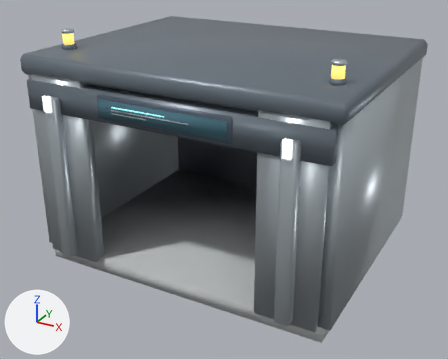
The glTF model assets/structures/factory_hall_standard.glb, before and after one commit.
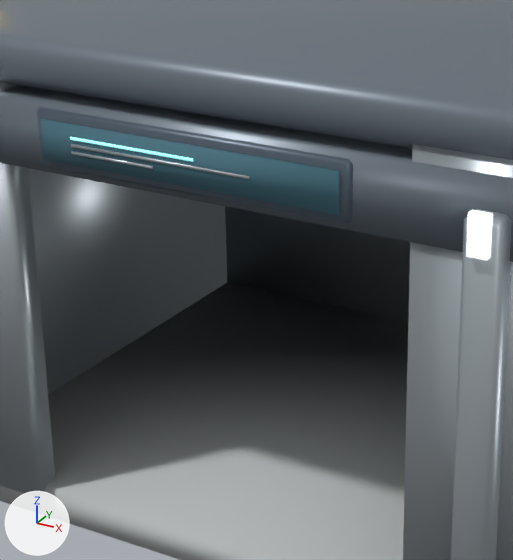
There are two pictures of each version: one whole from a camera (50 mm lens) standing at (4.74, -8.96, 5.69) and looking at (0.01, -0.36, 1.39), one close up on the part from 18% to 67% of the width and 13% to 81% of the height. The lights are fixed; the arrows at lower left show +X, +Y and +Z. The first two pictures are the older version. Where no turn or scale is listed for an object, it has been applied to the vertices.

Names of what the first close-up shows: 'Body_black', 'Foundation_concrete', 'FrontFrame_steel', 'Header_dark', 'Lamp_ink', 'PortalTrim_steel', 'Roof_dark', 'ScreenGraphics_glow', 'ScreenGraphics_steel', 'SignScreen_screen', 'Wall_steel'.
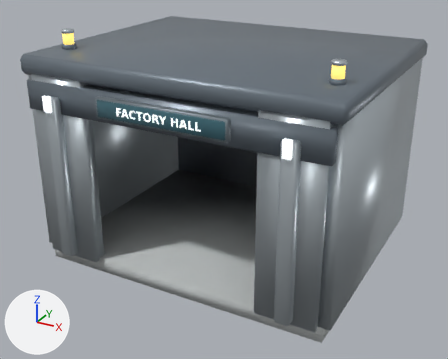
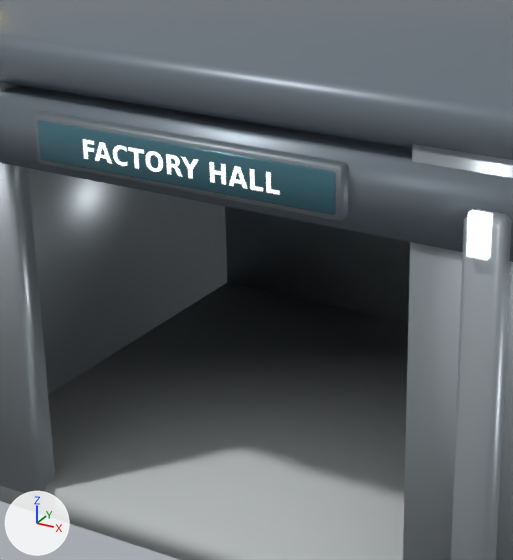
Boxes [x1, y1, x2, y2] around the edits, measured in the close-ups (513 x 560 px):
'SignScreen_screen', deleted (cyan)
    before: [40, 119, 340, 215]
'SignPlate_glass', added (cyan)
    after: [37, 120, 336, 215]
'Body_black', deleted
    before: [37, 107, 353, 224]
'ScreenMount_frame', added
    after: [34, 111, 348, 221]
'TypeLabel_white', added
    after: [83, 139, 280, 195]
'ScreenGraphics_steel', deleted
    before: [71, 144, 250, 179]
'ScreenGraphics_glow', deleted
    before: [70, 137, 193, 162]

The edits, one by one:
Material 'white' (mat_white) is new.
Its base color is (0.906, 0.941, 0.929) (white #f4f8f7).
Its roughness is 0.38.
Its emission color is (0.679, 0.706, 0.697) (light grey #d7dbd9).
Its emission strength is 1.0.
Material 'glass' (mat_glass) is new.
Its base color is (0.0627, 0.173, 0.216) (cyan #477380).
Its metallic is 0.28.
Its roughness is 0.2.
Material 'frame' (mat_frame) is new.
Its base color is (0.224, 0.267, 0.294) (grey #828d94).
Its metallic is 0.65.
Its roughness is 0.49.
Mesh me_typelabel_white is new.
It has 174 vertices, 160 faces and spans x -0.701..0.701, y -2.246, z 2.943..3.073.
It uses material mat_white (white #f4f8f7, glowing light grey #d7dbd9).
Mesh me_signplate_glass is new.
It has 24 vertices, 44 faces and spans x -1.06..1.06, y -2.24..-2.2, z 2.88..3.14.
It uses material mat_glass (cyan #477380).
Mesh me_screenmount_frame is new.
It has 24 vertices, 44 faces and spans x -1.1..1.1, y -2.23..-2.09, z 2.84..3.17.
It uses material mat_frame (grey #828d94).
Object 'Body_black' (ob_body_black) is deleted.
Object 'SignScreen_screen' (ob_signscreen_screen) is deleted.
Object 'ScreenGraphics_glow' (ob_screengraphics_glow) is deleted.
Object 'ScreenGraphics_steel' (ob_screengraphics_steel) is deleted.
Object 'TypeLabel_white' (ob_typelabel_white) is new; it shows me_typelabel_white.
Its location is (0.0, 0.0, 0.0).
Object 'SignPlate_glass' (ob_signplate_glass) is new; it shows me_signplate_glass.
Its location is (0.0, 0.0, 0.0).
Object 'ScreenMount_frame' (ob_screenmount_frame) is new; it shows me_screenmount_frame.
Its location is (0.0, 0.0, 0.0).
